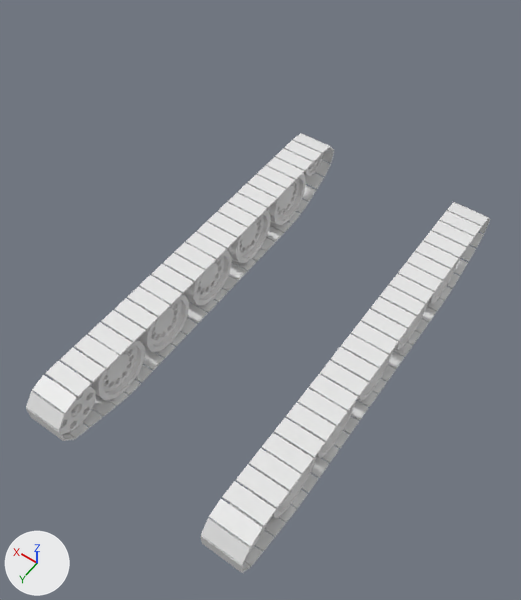
An edit to the Blender file Offensive/Assets/Blender/T34-85.blend, drawn before and after from the same camera.
Both versions are drawn from a 50 mm camera at (-2.68, 4.23, 6.0) aimed at (0.21, 0.18, -0.36). Every picture has the same lights, and +X, +Y and +Z are marked at lower left.

Before the edit, the objects in view are built like this:
```python
ob_body = bpy.data.objects.new('Body', me_cube_002)
ob_body.location = (0.0, 0.0, 0.0)
ob_body.scale = (0.397, 1.17, 0.397)
ob_cube_005 = bpy.data.objects.new('Cube.005', me_cube_009)
ob_cube_005.location = (0.0, 0.0, 0.0)
ob_cube_005.rotation_euler = (-1.571, 1.309, -1.571)  # degrees (-90, 75, -90)
ob_cube_005.scale = (0.0546, 0.0546, 0.0986)
ob_gun = bpy.data.objects.new('Gun', me_cube_003)
ob_gun.location = (0.57, -1.32, 0.79)
ob_hatch2_001 = bpy.data.objects.new('Hatch2.001', me_circle_014)
ob_hatch2_001.location = (-0.06, 2.27, 0.07)
ob_hatch2_001.rotation_euler = (0.727, 0.0, 3.142)  # degrees (42, 0, 180)
ob_hatch2_001.scale = (0.248, 0.248, 0.248)
ob_hatch3_001 = bpy.data.objects.new('Hatch3.001', me_circle_013)
ob_hatch3_001.location = (-0.06, 2.27, 0.07)
ob_hatch3_001.rotation_euler = (0.727, 0.0, 3.142)  # degrees (42, 0, 180)
ob_hatch3_001.scale = (0.248, 0.248, 0.248)
ob_hatch_001 = bpy.data.objects.new('Hatch.001', me_circle_012)
ob_hatch_001.location = (-0.06, 2.27, 0.07)
ob_hatch_001.rotation_euler = (0.727, 0.0, 3.142)  # degrees (42, 0, 180)
ob_hatch_001.scale = (0.248, 0.248, 0.248)
ob_hatchtop = bpy.data.objects.new('HatchTop', me_circle_010)
ob_hatchtop.location = (0.33, -0.01, 1.28)
ob_hatchtop.scale = (0.313, 0.313, 0.313)
ob_plane = bpy.data.objects.new('Plane', me_plane)
ob_plane.location = (0.0, 1.66, 0.39)
ob_plane.scale = (0.616, 0.194, 0.616)
ob_tower = bpy.data.objects.new('Tower', me_cube_001)
ob_tower.location = (0.0, 0.0, 0.0)
# also in view: 'Cube.004' at (0.0, 0.91, -0.59); 'Cube.002' at (0.0, 0.09, -0.59); 'Cube.007' at (1.12, 0.09, -0.59); 'Cube.001' at (0.0, -0.73, -0.59); 'Cube.003' at (0.0, 1.68, -0.59)
```
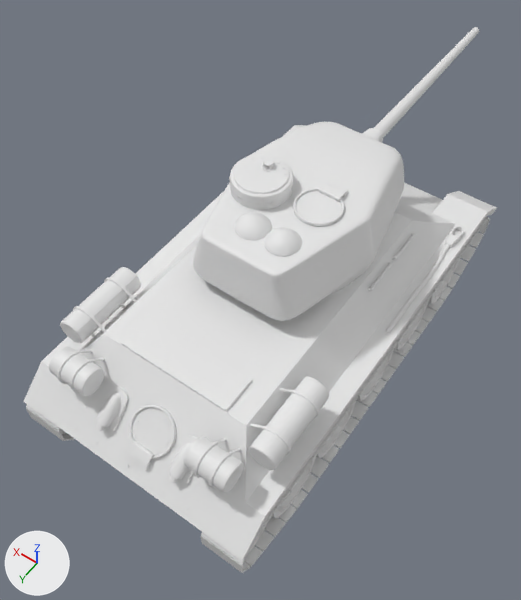
Changed parts and their boxes [x1, y1, x2, y2] in the pictures (521 x 600 px):
'Body', shown: after [24, 125, 497, 561]
'Tower', shown: after [193, 122, 404, 321]
'Tank.001', shown: after [60, 267, 329, 470]
'Plane', shown: after [121, 316, 252, 412]
'Tank2', shown: after [49, 346, 244, 493]
'Hatch.001', shown: after [129, 405, 176, 458]
'Gun', shown: after [336, 27, 479, 147]
'Cube.009', added: after [95, 386, 198, 483]
'HatchTop', shown: after [234, 155, 289, 194]
'Hatch', shown: after [293, 188, 344, 226]
'HatchBottom', shown: after [229, 154, 294, 210]
'Circle.001', shown: after [264, 227, 302, 256]
'Circle.002', shown: after [234, 212, 272, 240]
'Cube', shown: after [386, 226, 464, 333]
'Hatch2.001', shown: after [129, 441, 154, 467]
'Hatch2', shown: after [318, 181, 345, 201]
'Detail', shown: after [368, 233, 417, 291]
'Hatch3.001', shown: after [127, 451, 151, 470]
'Plane.001', added: after [74, 406, 199, 510]
'Hatch3', shown: after [327, 181, 348, 197]
'Plane.002', added: after [132, 409, 171, 454]
'Cube.008', unchanged, covered by the edit: before [200, 202, 490, 573]; after [200, 217, 490, 573]
'Cube.007', unchanged, covered by the edit: before [26, 133, 334, 441]; after [26, 404, 74, 441]
'Cube.003', unchanged, covered by the edit: before [77, 328, 316, 518]; after [272, 456, 316, 518]
'Cube.004', unchanged, covered by the edit: before [127, 290, 356, 459]; after [316, 401, 356, 459]

What changed in the scene script:
```text
Add me_plane_001:
    me_plane_001.from_pydata(...)  # a box spanning x -1.0..1.0, y -1.0..1.0, z -0.6..0.0; a box spanning x 8.1..10.1, y -1.2..0.8, z -0.4..0.2; a box spanning x 20.0..22.0, y -1.2..0.8, z -0.4..0.2; a box spanning x 30.7..32.7, y -1.2..0.8, z -0.4..0.2; a box spanning x 52.8..54.8, y -1.2..0.8, z -0.4..0.2; a box spanning x 52.8..54.8, y 15.5..17.5, z -0.9..-0.3
Add me_plane_002:
    me_plane_002.from_pydata(...)  # 48 vertices, 36 faces; spans x -19.6..10.6, y 19.9..44.6, z -2.6..-1.4
Add me_cube_011:
    me_cube_011.from_pydata(...)  # 1324 vertices, 1248 faces; spans x -4.72..4.72, y -3.57..4.41, z -0.87..1.28
Change ob_tower:
    remove ob_tower.hide_set(True)  # its collection is switched off
Change ob_body:
    remove ob_body.hide_set(True)  # its collection is switched off
Change ob_gun:
    remove ob_gun.hide_set(True)  # its collection is switched off
Change ob_plane:
    remove ob_plane.hide_set(True)  # its collection is switched off
Change ob_hatch2_001:
    remove ob_hatch2_001.hide_set(True)  # its collection is switched off
Change ob_hatch3_001:
    remove ob_hatch3_001.hide_set(True)  # its collection is switched off
Change ob_hatch_001:
    remove ob_hatch_001.hide_set(True)  # its collection is switched off
Change ob_hatchtop:
    remove ob_hatchtop.hide_set(True)  # its collection is switched off
Change ob_hatchbottom:
    remove ob_hatchbottom.hide_set(True)  # its collection is switched off
Change ob_circle_002:
    remove ob_circle_002.hide_set(True)  # its collection is switched off
Change ob_circle_001:
    remove ob_circle_001.hide_set(True)  # its collection is switched off
Change ob_hatch:
    remove ob_hatch.hide_set(True)  # its collection is switched off
Change ob_hatch3:
    remove ob_hatch3.hide_set(True)  # its collection is switched off
Change ob_hatch2:
    remove ob_hatch2.hide_set(True)  # its collection is switched off
Change ob_cube:
    remove ob_cube.hide_set(True)  # its collection is switched off
Change ob_tank2:
    remove ob_tank2.hide_set(True)  # its collection is switched off
Change ob_tank_001:
    remove ob_tank_001.hide_set(True)  # its collection is switched off
Change ob_detail:
    remove ob_detail.hide_set(True)  # its collection is switched off
Add ob_plane_001:
    ob_plane_001 = bpy.data.objects.new('Plane.001', me_plane_001)
    ob_plane_001.location = (0.0, 2.56, -0.23)
    ob_plane_001.rotation_euler = (2.442, 0.0, 0.0)  # degrees (140, 0, 0)
    ob_plane_001.scale = (0.0129, 0.0129, 0.0129)
    _m = ob_plane_001.modifiers.new('Mirror', 'MIRROR')
Add ob_plane_002:
    ob_plane_002 = bpy.data.objects.new('Plane.002', me_plane_002)
    ob_plane_002.location = (0.0, 2.56, -0.23)
    ob_plane_002.rotation_euler = (2.442, 0.0, 0.0)  # degrees (140, 0, 0)
    ob_plane_002.scale = (0.0129, 0.0129, 0.0129)
Add ob_cube_009:
    ob_cube_009 = bpy.data.objects.new('Cube.009', me_cube_011)
    ob_cube_009.location = (-0.04, 2.34, 0.04)
    ob_cube_009.rotation_euler = (0.853, 0.0, 0.0)  # degrees (49, 0, 0)
    ob_cube_009.scale = (0.119, 0.0154, 0.201)
```
